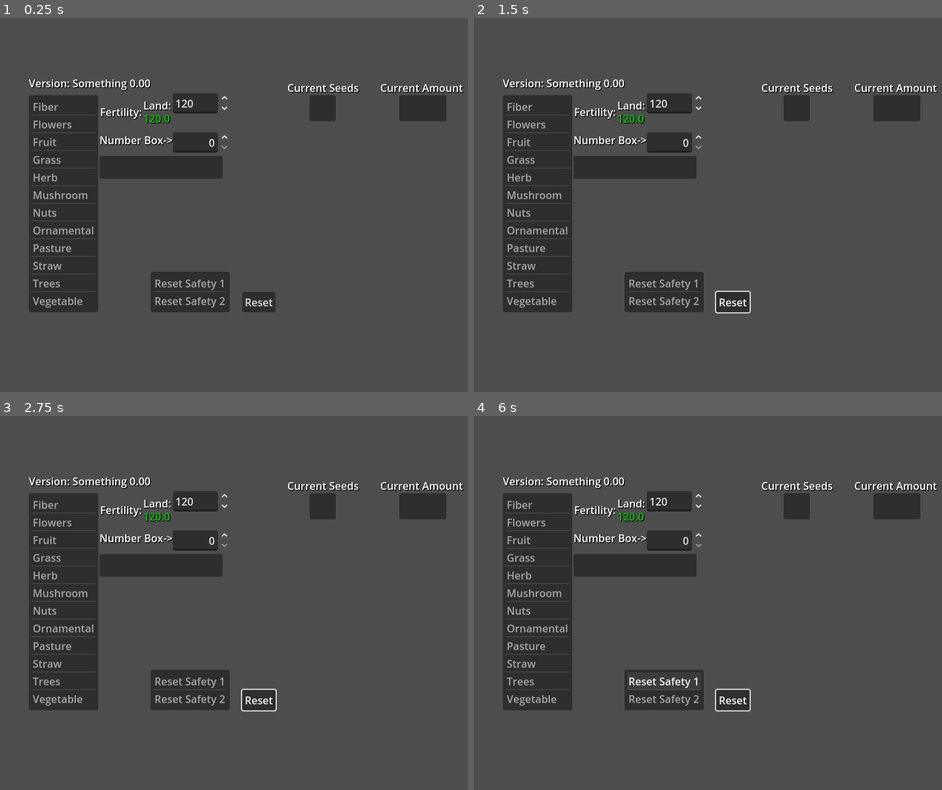
Above: before the commit, frames 1-4 (two rows, left to right).
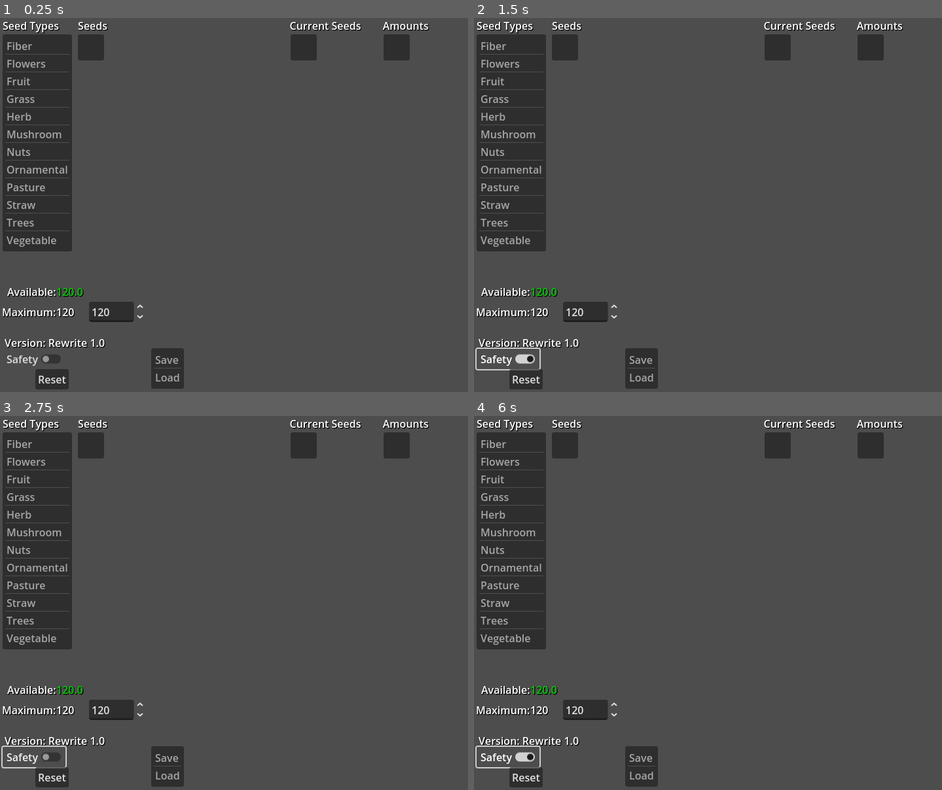
Above: after the commit, the same moments.

Repository: Lightiron2/SeedCosts-for-Elin
Game: Godot game, scene res://Project/FertCalc.tscn
The game is run twice, just before and just after one commit, with the same random seed, the same clock (stepped at 60 frames per second) and the same inputs. Before the commit the project starts from res://project_in_project/calc.tscn.
Inputs (mouse positions are in pixels of both pictures, inside the frame that each line leads up to):
- Up to frame 1 (0.25 s): no input
- Up to frame 2 (1.5 s): click "Reset" at 0.5 s; click (506, 358) at 1.25 s, where only the run after the commit has a clickable "Safety"
- Up to frame 3 (2.75 s): click (32, 756) at 2 s, where only the run after the commit has a clickable "Safety"
- Up to frame 4 (6 s): click (506, 756) at 2.75 s, where only the run after the commit has a clickable "Safety"; move the mouse to (815, 584) at 3.52 s; move the mouse to (614, 621) at 4.27 s; move the mouse to (754, 516) at 5.02 s; move the mouse to (684, 677) at 5.77 s

The runs differ from the first frame. In frame 1, 21% of the frame differs, in the area x 0-100%, y 1-100%; in frame 2, 21%; in frame 3, 21%; in frame 4, 20%.

Commit message:
deleted old files and re exported.

Diff:
--- a/rewrite/calc_rewrite.tscn
+++ b/Project/FertCalc.tscn
@@ -1,8 +1,8 @@
 [gd_scene load_steps=2 format=3 uid="uid://13duchjjilv2"]
 
-[ext_resource type="Script" uid="uid://dut5drsd0b8sj" path="res://rewrite/calc_rewrite.gd" id="1_3wlo8"]
-
-[node name="calcRewrite" type="Control" node_paths=PackedStringArray("versionLabel", "fertilityDifferenceLabel", "maximumFertilityLabel", "typeMenu", "seedsMenu", "seedNameList", "seedAmountList", "resetSafetyButton", "resetButton", "loadLine", "saveLoadList", "slPopupParent", "slPopupTimer")]
+[ext_resource type="Script" uid="uid://dut5drsd0b8sj" path="res://Project/FertCalc.gd" id="1_fb3st"]
+
+[node name="FertCalc" type="Control" node_paths=PackedStringArray("versionLabel", "fertilityDifferenceLabel", "maximumFertilityLabel", "typeMenu", "seedsMenu", "seedNameList", "seedAmountList", "resetSafetyButton", "resetButton", "loadLine", "saveLoadList", "slPopupParent", "slPopupTimer")]
 layout_mode = 3
 anchors_preset = 15
 anchor_right = 1.0
@@ -11,7 +11,7 @@
 grow_vertical = 2
 size_flags_horizontal = 4
 size_flags_vertical = 4
-script = ExtResource("1_3wlo8")
+script = ExtResource("1_fb3st")
 versionLabel = NodePath("Control/VersionLabel")
 fertilityDifferenceLabel = NodePath("Control/FertLabels/used/FertilityDiffrence")
 maximumFertilityLabel = NodePath("Control/FertLabels/max/MaxFertility")
--- a/project.godot
+++ b/project.godot
@@ -11,10 +11,10 @@
 [application]
 
 config/name="ElinFertCalc"
-run/main_scene="uid://dutl8ke8db4m5"
+run/main_scene="uid://13duchjjilv2"
 config/features=PackedStringArray("4.4", "GL Compatibility")
 run/max_fps=60
-config/icon="res://project_in_project/icon.svg"
+config/icon="res://Project/icon.svg"
 
 [display]
 
--- a/project_in_project/calc.gd
+++ /dev/null
@@ -1,449 +0,0 @@
-extends Control
-
-var versionName: String = "Version: Something 0.00"
-var version: float = 0.001
-@export var versionLabel: Label
-
-
-const Fiber: Dictionary = {"Cotton" = 2.0}
-const Flowers: Dictionary = {"Normal" = 1.0,"Blue" = 1.0,"White" = 1.0,"Yellow" = 1.0}
-const Fruit: Dictionary = {"Apple" = 3.0,"Banana" = 2.0,"Berry" = 1.0,"Cactus" = 3.0,"Grape" = 5.0,
-"Orange" = 3.0,"Palulu" = 2.0,"Pear" = 3.0,"Rainbow" = 8.0}
-const Grass: Dictionary = {"Weed" = 1.0,"Cattail" = 1.0}
-const Herb: Dictionary = {"Blue" = 2.0, "Green" = 2.0,"Purple" = 2.0,"Red" = 2.0,"Tobacc" = 6.0}
-const Mushroom: Dictionary = {"Mushroom" = 2.0}
-const Nuts: Dictionary = {"Api" = 2.0,"Coffee" = 4.0,"Crim" = 2.0}
-const Ornamental: Dictionary = {"Rafflesia" = 0.0,"Fern" = 0.0}
-const Pasture: Dictionary = {"Pasture" = 0.5,"Silver" = 0.5}
-const Straw: Dictionary = {"Rice" = 3.0,"Wheat" = 3.0}
-const Trees: Dictionary = {"Birch" = 0.5,"Cedar" = 0.5,"Cherry" = 0.5,"Christmas" = 0.5,"Coral" = 7.0,
-"Feywood" = 10.0,"Fir" = 0.5,"Mushroom Tree" = 0.5,"Mahogany" = 0.5,"Oak" = 0.5,"Pine" = 0.5,"Rosewood" = 0.5,}
-const Vegetable: Dictionary = {"Bamboo" = 1.0,"Cabbage" = 4.0,"Cabocchi" = 4.0,"Carrot" = 3.0,
-"Corn" = 4.0,"Imo" = 3.0,"Radish" = 4.0,"SeaweedDeep" = 4.0,"Tomato" = 3.0,}
-
-
-var FiberChosen: Dictionary = {"Cotton" = 0.0}
-var FlowersChosen: Dictionary = {"Normal" = 0.0,"Blue" = 0.0,"White" = 0.0,"Yellow" = 0.0}
-var FruitChosen: Dictionary = {"Apple" = 0.0,"Banana" = 0.0,"Berry" = 0.0,"Cactus" = 0.0,"Grape" = 0.0,
-"Orange" = 0.0,"Palulu" = 0.0,"Pear" = 0.0,"Rainbow" = 0.0}
-var GrassChosen: Dictionary = {"Weed" = 0.0,"Cattail" = 0.0}
-var HerbChosen: Dictionary = {"Blue" = 0.0, "Green" = 0.0,"Purple" = 0.0,"Red" = 0.0,"Tobacc" = 0.0}
-var MushroomChosen: Dictionary = {"Mushroom" = 0.0}
-var NutsChosen: Dictionary = {"Api" = 0.0,"Coffee" = 0.0,"Crim" = 0.0}
-var OrnamentalChosen: Dictionary = {"Rafflesia" = 0.0,"Fern" = 0.0}
-var PastureChosen: Dictionary = {"Pasture" = 0.0,"Silver" = 0.0}
-var StrawChosen: Dictionary = {"Rice" = 0.0,"Wheat" = 0.0}
-var TreesChosen: Dictionary = {"Birch" = 0.0,"Cedar" = 0.0,"Cherry" = 0.0,"Christmas" = 0.0,"Coral" = 0.0,
-"Feywood" = 0.0,"Fir" = 0.0,"Mushroom Tree" = 0.0,"Mahogany" = 0.0,"Oak" = 0.0,"Pine" = 0.0,"Rosewood" = 0.0,}
-var VegetableChosen: Dictionary = {"Bamboo" = 0.0,"Cabbage" = 0.0,"Cabocchi" = 0.0,"Carrot" = 0.0,
-"Corn" = 0.0,"Imo" = 0.0,"Radish" = 0.0,"SeaweedDeep" = 0.0,"Tomato" = 0.0,}
-
-
-
-var maxFertility: float = 120.0:
-	set(newCost):
-		maxFertility = newCost
-		updateFertilityLabels()
-var fertilityCost: float = 0.0:
-	set(newCost):
-		fertilityCost = newCost
-		updateFertilityLabels()
-
-var cFiber: float = 0.0
-var cFlowers: float = 0.0
-var cFruits: float = 0.0
-var cGrass: float = 0.0
-var cHerbs: float = 0.0
-var cMushrooms: float = 0.0
-var cNuts: float = 0.0
-var cOrnamentals: float = 0.0
-var cPastures: float = 0.0
-var cStraws: float = 0.0
-var cTrees: float = 0.0
-var cVegetables: float = 0.0
-
-
-@export var fertilityDifferenceLabel: Label
-@export var SeedNameCountList: ItemList
-@export var SeedNumCountList: ItemList
-
-@export var inputBox: SpinBox
-var preventTriggerOnSeedOrTypeChange: bool = false
-
-var resetSafetyOne: bool = false
-var resetSafetyTwo: bool = false
-
-@export var seedMenu: ItemList
-@export var typeMenu: ItemList
-
-var resetting:bool = false
-
-var checkDicNArraySize: bool = true
-const seedCostArray: Array[Dictionary] = [Fiber,Flowers,Fruit,Grass,Herb,Mushroom,Nuts,Ornamental,
-	Pasture,Straw,Trees,Vegetable,]
-const seedTypeNameArray: Array[String] = ["Fiber","Flowers","Fruit","Grass","Herb","Mushroom","Nuts","Ornamental",
-	"Pasture","Straw","Trees","Vegetable",]
-var mutableDicsArray: Array[Dictionary] = [FiberChosen,FlowersChosen,FruitChosen,GrassChosen,HerbChosen,
-	MushroomChosen,NutsChosen,OrnamentalChosen,PastureChosen,StrawChosen,TreesChosen,VegetableChosen,]
-var curCostArray: Array[float] = [cFiber,cFlowers,cFruits,cGrass,cHerbs,cMushrooms,cNuts,
-	cOrnamentals,cPastures,cStraws,cTrees,cVegetables]
-var seedCountTypeArray: Array = []
-
-var testing: bool = false
-func _ready() -> void:
-	if testing:
-		var testes: bool = true
-		var arraySize: int = seedCostArray.size()
-		if arraySize != mutableDicsArray.size():
-			print("seedCost & Mutable arrays not same size")
-			testes = false
-		if arraySize != seedTypeNameArray.size():
-			print("seedCost & seedTypeName not same size")
-			testes = false
-		if arraySize != curCostArray.size():
-			print("seedCost & curCostArray not same size")
-			testes = false
-		if testes:
-			for i in seedCostArray.size():
-				if testes:
-					var keyO = seedCostArray[i].keys()
-					var keyT = mutableDicsArray[i].keys()
-					keyO.sort()
-					keyT.sort()
-					if keyO != keyT:
-						print("keys do not match: ",keyO, ":  and  :",keyT)
-						testes = false
-	addToDic(5,"flow","white")
-	if checkDicNArraySize:
-		print(seedCostArray.size(),": seedCostArray Size")
-		print(seedTypeNameArray.size(),": seedTypeNameArray Size")
-		print(mutableDicsArray.size(),": mutableDicsArray Size")
-		print(curCostArray.size(),": curCostArray Size")
-	typeMenu.clear()
-	for i in seedTypeNameArray:
-		typeMenu.add_item(i,null,true)
-	versionLabel.text = versionName
-	SeedNumCountList.clear()
-	updateFertilityLabels()
-
-func calcFertCost(value:float):
-	var newFertilityCost: float = 0.0
-	newTotalCost = 0.0
-	if value < 0:
-		return
-	if editing && not swapping:
-		#adds seedcount to mutable array
-		mutableDicsArray[editTypeID][nameTarget] = value
-		#multiplies and adds result to var
-		for key in seedCostArray[editTypeID]:
-			newFertilityCost += seedCostArray[editTypeID][key] * mutableDicsArray[editTypeID][key]
-		curCostArray[editTypeID] = newFertilityCost
-	if !editing && not swapping:
-		mutableDicsArray[typeID][nameTarget] = value
-		for key in seedCostArray[typeID]:
-			newFertilityCost += seedCostArray[typeID][key] * mutableDicsArray[typeID][key]
-		curCostArray[typeID] = newFertilityCost
-	if swapping:
-		print(mutableDicsArray[swapType])
-		print(curCostArray[swapType])
-		mutableDicsArray[swapOrigin[swapType]][swapOrigin[swapName]] = 0.0
-		mutableDicsArray[typeID][swapOrigin[swapOldSeed]] = value
-		for key in seedCostArray[typeID]:
-			newFertilityCost += seedCostArray[typeID][key] * mutableDicsArray[typeID][key]
-		curCostArray[typeID] = newFertilityCost
-		newFertilityCost = 0.0
-		for key in seedCostArray[swapType]:
-			newFertilityCost += seedCostArray[swapType][key] * mutableDicsArray[swapType][key]
-		curCostArray[swapType] = newFertilityCost
-		print(mutableDicsArray[swapType])
-		print(curCostArray[swapType])
-	#adds all floats in array to total cost
-	for cost in curCostArray:
-		newTotalCost += cost
-
-
-func updateFertilityLabels():
-	var newFertDif: float = maxFertility - fertilityCost
-	fertilityDifferenceLabel.text = str(newFertDif)
-	if newFertDif < 0:
-		fertilityDifferenceLabel.add_theme_color_override("font_color",Color(0.6, 0.0, 0.0))
-		return
-	if newFertDif > 0:
-		fertilityDifferenceLabel.add_theme_color_override("font_color",Color(0.0, 0.8, 0.0))
-		return
-	if newFertDif == 0:
-		fertilityDifferenceLabel.add_theme_color_override("font_color",Color(0.4, 0.4, 0.4))
-		return
-
-func _on_spin_box_value_changed(_value: float) -> void:
-	if resetting:
-		return
-	if preventTriggerOnSeedOrTypeChange:
-		preventTriggerOnSeedOrTypeChange = false
-		return
-#	if nameTarget == "No Target":
-#		return
-#	calcFertCost(value)
-
-func _on_reset_safety_item_clicked(index: int, _at_position: Vector2, _mouse_button_index: int) -> void:
-	if index == 0:
-		resetSafetyOne = !resetSafetyOne
-	if index == 1:
-		resetSafetyTwo = !resetSafetyTwo
-
-func _on_reset_button_up() -> void:
-	if resetSafetyOne && resetSafetyTwo == true:
-		print(curCostArray, "this one")
-		print(fertilityCost)
-		swapping = false
-		editing = false
-		resetting = true
-		aftrFrstAdId = -1
-		if customSpinBox:
-			customSpinBox.queue_free()
-		SeedNameCountList.clear()
-		SeedNumCountList.clear()
-		seedCountTypeArray.clear()
-		SeedNameCountList.deselect_all()
-		SeedNumCountList.deselect_all()
-		seedMenu.deselect_all()
-		for dic in mutableDicsArray:
-			for key in dic:
-				dic[key] = 0.0
-				if dic[key] > 0:
-					print(dic[key])
-		var i = curCostArray.size()
-		while i > 0:
-			curCostArray[i-1] = 0.0
-			i -= 1
-		fertilityCost = 0
-#		inputBox.value = 0
-		resetting = false
-		print(curCostArray)
-
-var aftrFrstAdId: int
-func editOrAddToList(seedCount: float):
-	if seedCount < 0:
-		return
-	if !editing && seedCount == 0:
-		editing = true
-	if editing:
-		if seedCount == 0 && SeedNameCountList.item_count > 0:
-			SeedNameCountList.remove_item(editListID)
-			SeedNumCountList.remove_item(editListID)
-			seedCountTypeArray.remove_at(editListID)
-			editing = false
-			return
-		SeedNumCountList.set_item_text(editListID,str(seedCount))
-		return
-	if SeedNameCountList.item_count == 0:
-		aftrFrstAdId = -1
-	if aftrFrstAdId < 0:
-		SeedNameCountList.add_item(nameTarget,null,true)
-		SeedNumCountList.add_item(str(seedCount),null,true)
-		seedCountTypeArray.append(typeID)
-		aftrFrstAdId = seedCountTypeArray.size() - 1
-		return
-	else:
-		print(editing, SeedNameCountList.item_count, aftrFrstAdId)
-		SeedNumCountList.set_item_text(aftrFrstAdId,str(seedCount))
-
-func _on_seed_type_selected(index: int) -> void:
-	clearSwapper()
-#	if inputBox.value > 0:
-#		preventTriggerOnSeedOrTypeChange = true
-#		inputBox.value = 0
-	SeedNumCountList.deselect_all()
-	seedMenu.deselect_all()
-	typeID = index
-	nameTarget = "No Target"
-	if typeMenu.item_count > 0:
-		seedMenu.clear()
-	var typeDic: Dictionary = seedCostArray[index]
-	for key in typeDic:
-		seedMenu.add_item(key,null,true)
-	if customSpinBox != null:
-		customSpinBox.queue_free()
-
-func _on_seed_selected(index: int) -> void:
-	if swapping:
-		if swapOrigin.size() == swapArrayBaseSize:
-			var seedName: String = seedMenu.get_item_text(index)
-			swapper(seedName, 1)
-			calcFertCost(swapOrigin[swapAmmount])
-			return
-		clearSwapper()
-		seedMenu.deselect_all()
-		return
-	editing = false
-	SeedNumCountList.deselect_all()
-	nameTarget = seedMenu.get_item_text(index)
-	createNumInput(get_global_mouse_position(),0.0)
-#	if inputBox.value > 0:
-#		preventTriggerOnSeedOrTypeChange = true
-#		inputBox.value = 0
-
-func _on_seed_num_count_list_item_selected(index: int) -> void:
-	clearSwapper()
-	var seedNameNum: String = SeedNumCountList.get_item_text(index)
-	var value:float = float(seedNameNum)
-	var mousePos: Vector2 = get_global_mouse_position()
-	mousePos.x = clampf(mousePos.x,30,630)
-	mousePos.y = clampf(mousePos.y,30,530)
-	editing = true
-	editListID = index
-	editTypeID = seedCountTypeArray[index]
-	nameTarget = SeedNameCountList.get_item_text(index)
-	seedMenu.deselect_all()
-	createNumInput(mousePos,value)
-	#old spinBox
-#	if inputBox.value > 0:
-#		preventTriggerOnSeedOrTypeChange = true
-#		inputBox.value = 0
-
-func _on_max_fertility_value_changed(value: float) -> void:
-	maxFertility = value
-
-var editing: bool = false
-var customSpinBox: SpinBox = null
-var typeID: int = 0
-var editListID: int = 0
-var editTypeID: int = 0
-var nameTarget: String = "No Target"
-var newTotalCost: float = 0.0
-#typeID takes from browser list, editing takes from numListTypeArray
-func createNumInput(mousePos: Vector2,value: float):
-	if customSpinBox:
-		customSpinBox.queue_free()
-	aftrFrstAdId = -1
-	customSpinBox = SpinBox.new()
-	self.add_child(customSpinBox)
-	customSpinBox.global_position = mousePos
-	customSpinBox.rounded = true
-	customSpinBox.editable = true
-	customSpinBox.alignment = HORIZONTAL_ALIGNMENT_RIGHT
-	customSpinBox.min_value = 0.0
-	customSpinBox.max_value = 10000.0
-	customSpinBox.step = 1.0
-	customSpinBox.value = value
-	#below value, above update changed
-	checkIfEditSense()
-	customSpinBox.update_on_text_changed = true
-	customSpinBox.connect("value_changed", Callable(self, "thisone"))
-
-func thisone(value: float):
-	if resetting:
-		return
-	if nameTarget == "No Target":
-		return
-	calcFertCost(value)
-	editOrAddToList(value)
-	fertilityCost = newTotalCost
-
-func checkIfEditSense():
-	var itemCount = SeedNameCountList.item_count
-	while itemCount > 0:
-		var i = clampi(itemCount - 1,0,99)
-		var s = SeedNameCountList.get_item_text(i)
-		if nameTarget == s:
-			var seedNameNum: String = SeedNumCountList.get_item_text(i)
-			var value:float = float(seedNameNum)
-			editListID = i
-			editing = true
-			itemCount = 0
-			editTypeID = seedCountTypeArray[i]
-			customSpinBox.value = value
-		itemCount -= 1
-
-var swapping: bool = false
-var swapOrigin: Array = []
-var swapTarget: Array = []
-const swapIndex: int = 0
-const swapType: int = 1
-const swapName: int = 2
-const swapAmmount: int = 3
-const swapOldSeed: int = 4
-const swapArrayBaseSize: int = 4
-func _on_seed_name_count_list_item_selected(index: int) -> void:
-	if customSpinBox != null:
-		customSpinBox.queue_free()
-	if swapping:
-		addToSwapArrays(index,swapping)
-		swapper("No Target", 0)
-		return
-	swapOrigin.clear()
-	swapTarget.clear()
-	SeedNumCountList.deselect_all()
-	seedMenu.deselect_all()
-	addToSwapArrays(index,swapping)
-	swapping = true
-
-func addToSwapArrays(index: int,target: bool):
-	#index, type, name, ammount. in that order
-	if !target:
-		swapOrigin.append(index)
-		swapOrigin.append(seedCountTypeArray[index])
-		swapOrigin.append(SeedNameCountList.get_item_text(index))
-		swapOrigin.append(float(SeedNumCountList.get_item_text(index)))
-	else:
-		swapTarget.append(index)
-		swapTarget.append(seedCountTypeArray[index])
-		swapTarget.append(SeedNameCountList.get_item_text(index))
-		swapTarget.append(float(SeedNumCountList.get_item_text(index)))
-
-func swapper(seedName: String, dif: int):
-	##array number in order from 0 to 4, index, type, name, ammount, oldSeed Name when menu swapping.
-	if dif == 0:
-		seedCountTypeArray[swapOrigin[swapIndex]] = swapTarget[swapType]
-		SeedNameCountList.set_item_text(swapOrigin[swapIndex],swapTarget[swapName])
-		SeedNumCountList.set_item_text(swapOrigin[swapIndex],str(swapTarget[swapAmmount]))
-
-		seedCountTypeArray[swapTarget[swapIndex]] = swapOrigin[swapType]
-		SeedNameCountList.set_item_text(swapTarget[swapIndex],swapOrigin[swapName])
-		SeedNumCountList.set_item_text(swapTarget[swapIndex],str(swapOrigin[swapAmmount]))
-		swapping = false
-		SeedNameCountList.deselect_all()
-		return
-	if dif == 1:
-		print(mutableDicsArray[swapType])
-		print(curCostArray[swapType])
-		SeedNameCountList.set_item_text(swapOrigin[swapIndex],seedName)
-		swapOrigin.append(seedName)
-		return
-	print("something wrong with swapping.")
-	return
-
-func clearSwapper():
-	if swapping:
-		swapOrigin.clear()
-		swapTarget.clear()
-		SeedNameCountList.deselect_all()
-		swapping = false
-
-
-
-
-
-
-
-
-
-
-var testDic: Dictionary = {}
-const staticTestDic: Dictionary = {
-	"flow" = {"white" = 1, "normal" = 1},
-	"tree" = {"fat" = 5, "skinny" = 1}
-}
-const testArray: Array = ["flow","tree"]
-var testTypeArray: Array = [1,5,2]
-var testAmmountArray: Array = [5,2,1]
-var testNameArray: Array = ["mushroom", "white", "birch"]
-func addToDic(value: float,type: String,seed: String):
-	var vals: float = 0.0
-	if not testDic.has(type):
-		testDic[type] = {}
-	testDic[type][seed] = value
-	for types in testDic:
-		for keys in testDic[types]:
-			vals += testDic[types][keys] * staticTestDic[types][keys]
-	var newfertilitcosting = vals
--- a/project_in_project/calc.tscn
+++ /dev/null
@@ -1,208 +0,0 @@
-[gd_scene load_steps=2 format=3 uid="uid://dutl8ke8db4m5"]
-
-[ext_resource type="Script" uid="uid://7nl4qdtq4apu" path="res://project_in_project/calc.gd" id="1_o8ei7"]
-
-[node name="calc" type="Control" node_paths=PackedStringArray("versionLabel", "fertilityDifferenceLabel", "SeedNameCountList", "SeedNumCountList", "inputBox", "seedMenu", "typeMenu")]
-layout_mode = 3
-anchors_preset = 8
-anchor_left = 0.5
-anchor_top = 0.5
-anchor_right = 0.5
-anchor_bottom = 0.5
-grow_horizontal = 2
-grow_vertical = 2
-size_flags_horizontal = 4
-size_flags_vertical = 4
-script = ExtResource("1_o8ei7")
-versionLabel = NodePath("Control/Labels/Version Label")
-fertilityDifferenceLabel = NodePath("Control/maxFertility/FertilityDifference")
-SeedNameCountList = NodePath("Control/Lists/SeedNameCountList")
-SeedNumCountList = NodePath("Control/Lists/SeedNumCountList")
-inputBox = NodePath("Control/numInput")
-seedMenu = NodePath("Control/Lists/SeedMenu")
-typeMenu = NodePath("Control/Lists/TypeMenu")
-
-[node name="Control" type="Control" parent="."]
-anchors_preset = 0
-
-[node name="Labels" type="Control" parent="Control"]
-anchors_preset = 0
-offset_right = 40.0
-offset_bottom = 40.0
-
-[node name="CurrentSeedLabel" type="Label" parent="Control/Labels"]
-layout_mode = 0
-offset_left = 79.0
-offset_top = -189.0
-offset_right = 190.0
-offset_bottom = -166.0
-theme_override_colors/font_shadow_color = Color(0, 0, 0, 1)
-text = "Current Seeds"
-
-[node name="CurrentAmountLabel" type="Label" parent="Control/Labels"]
-layout_mode = 0
-offset_left = 221.0
-offset_top = -189.0
-offset_right = 348.0
-offset_bottom = -166.0
-theme_override_colors/font_shadow_color = Color(0, 0, 0, 1)
-text = "Current Amount"
-
-[node name="Version Label" type="Label" parent="Control/Labels"]
-layout_mode = 0
-offset_left = -316.0
-offset_top = -196.0
-offset_right = -157.0
-offset_bottom = -173.0
-theme_override_colors/font_shadow_color = Color(0, 0, 0, 1)
-text = "Version: Placeholder"
-
-[node name="numInput" type="SpinBox" parent="Control"]
-layout_mode = 0
-offset_left = -96.0
-offset_top = -109.0
-offset_right = -9.0
-offset_bottom = -78.0
-max_value = 10000.0
-rounded = true
-alignment = 2
-update_on_text_changed = true
-
-[node name="NumberBoxLabel" type="Label" parent="Control/numInput"]
-layout_mode = 0
-offset_left = -112.0
-offset_bottom = 23.0
-theme_override_colors/font_shadow_color = Color(0, 0, 0, 1)
-text = "Number Box->"
-
-[node name="maxFertility" type="SpinBox" parent="Control"]
-layout_mode = 0
-offset_left = -96.0
-offset_top = -169.0
-offset_right = -9.0
-offset_bottom = -138.0
-max_value = 10000.0
-value = 120.0
-rounded = true
-update_on_text_changed = true
-
-[node name="FertilityDifference" type="Label" parent="Control/maxFertility"]
-layout_mode = 0
-offset_left = -45.0
-offset_top = 27.0
-offset_right = 76.0
-offset_bottom = 50.0
-theme_override_colors/font_shadow_color = Color(0, 0, 0, 1)
-text = "Current fertility"
-
-[node name="Land" type="Label" parent="Control/maxFertility"]
-layout_mode = 0
-offset_left = -45.0
-offset_top = 7.0
-offset_right = 57.0
-offset_bottom = 30.0
-theme_override_colors/font_shadow_color = Color(0, 0, 0, 1)
-text = "Land:"
-
-[node name="FertilityLabel" type="Label" parent="Control/maxFertility"]
-layout_mode = 0
-offset_left = -111.0
-offset_top = 17.0
-offset_right = -47.0
-offset_bottom = 40.0
-theme_override_colors/font_shadow_color = Color(0, 0, 0, 1)
-text = "Fertility:"
-
-[node name="Lists" type="Control" parent="Control"]
-anchors_preset = 0
-offset_right = 40.0
-offset_bottom = 40.0
-
-[node name="SeedNameCountList" type="ItemList" parent="Control/Lists"]
-layout_mode = 0
-offset_left = 113.0
-offset_top = -166.0
-offset_right = 153.0
-offset_bottom = -126.0
-auto_width = true
-auto_height = true
-
-[node name="SeedNumCountList" type="ItemList" parent="Control/Lists"]
-layout_mode = 0
-offset_left = 250.0
-offset_top = -166.0
-offset_right = 322.0
-offset_bottom = -126.0
-auto_width = true
-auto_height = true
-item_count = 1
-item_0/text = "10000.0"
-
-[node name="TypeMenu" type="ItemList" parent="Control/Lists"]
-layout_mode = 0
-offset_left = -316.0
-offset_top = -166.0
-offset_right = -210.0
-offset_bottom = 166.0
-theme_override_colors/font_selected_color = Color(1, 1, 1, 1)
-auto_width = true
-auto_height = true
-item_count = 12
-item_0/text = "Fibers"
-item_1/text = "Flowers"
-item_2/text = "Fruits"
-item_3/text = "Grass"
-item_4/text = "Herbs"
-item_5/text = "Mushrooms"
-item_6/text = "Nuts"
-item_7/text = "Ornamental"
-item_8/text = "Pastures"
-item_9/text = "Straws"
-item_10/text = "Trees"
-item_11/text = "Vegetables"
-
-[node name="SeedMenu" type="ItemList" parent="Control/Lists"]
-layout_mode = 2
-offset_left = -208.0
-offset_top = -73.0
-offset_right = -20.0
-offset_bottom = -38.0
-auto_width = true
-auto_height = true
-max_columns = 3
-fixed_column_width = 100
-
-[node name="ResetNodes" type="Control" parent="Control"]
-anchors_preset = 0
-offset_right = 40.0
-offset_bottom = 40.0
-
-[node name="ResetSafety" type="ItemList" parent="Control/ResetNodes"]
-layout_mode = 0
-offset_left = -130.0
-offset_top = 104.0
-offset_right = -9.0
-offset_bottom = 166.0
-select_mode = 2
-auto_width = true
-auto_height = true
-item_count = 2
-item_0/text = "Reset Safety 1"
-item_1/text = "Reset Safety 2"
-
-[node name="Reset" type="Button" parent="Control/ResetNodes"]
-layout_mode = 0
-offset_left = 10.0
-offset_top = 135.0
-offset_right = 61.0
-offset_bottom = 166.0
-text = "Reset"
-
-[connection signal="value_changed" from="Control/numInput" to="." method="_on_spin_box_value_changed"]
-[connection signal="value_changed" from="Control/maxFertility" to="." method="_on_max_fertility_value_changed"]
-[connection signal="item_selected" from="Control/Lists/SeedNameCountList" to="." method="_on_seed_name_count_list_item_selected"]
-[connection signal="item_selected" from="Control/Lists/SeedNumCountList" to="." method="_on_seed_num_count_list_item_selected"]
-[connection signal="item_selected" from="Control/Lists/TypeMenu" to="." method="_on_seed_type_selected"]
-[connection signal="item_selected" from="Control/Lists/SeedMenu" to="." method="_on_seed_selected"]
-[connection signal="item_clicked" from="Control/ResetNodes/ResetSafety" to="." method="_on_reset_safety_item_clicked"]
-[connection signal="button_up" from="Control/ResetNodes/Reset" to="." method="_on_reset_button_up"]
Renamed: rewrite/calc_rewrite.gd -> Project/FertCalc.gd
Renamed: rewrite/calc_rewrite.gd.uid -> Project/FertCalc.gd.uid
Renamed: project_in_project/icon.svg -> Project/icon.svg
Not shown, changed: Project/icon.svg.import
Not shown, removed: project_in_project/calc.gd.uid
Not shown, changed: html_export/FertCalc.pck
